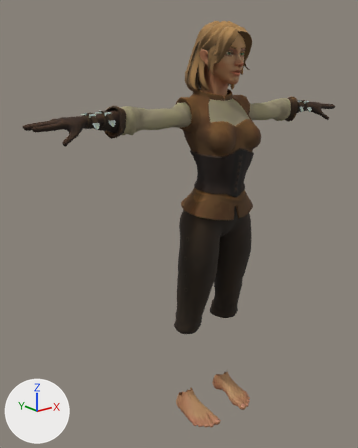
One commit to the glTF model assets/characters/Thiah.glb: the scene before it, then after it.
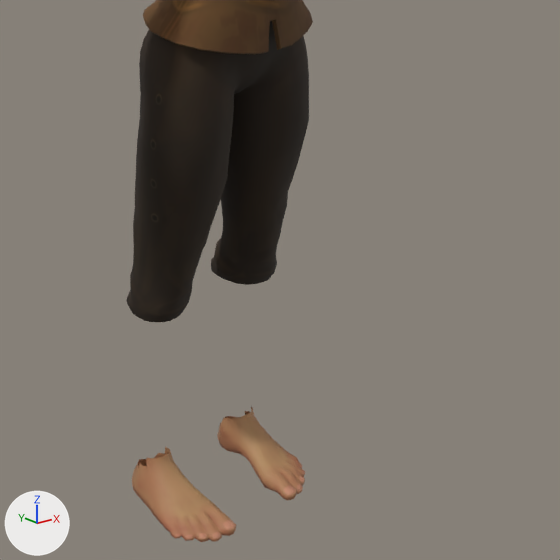
Old and new are each drawn whole from a 50 mm lens placed at (-1.449, -1.529, 1.597), pointed at (-0.121, 0.13, 0.934) and again close up on the part from 34% to 100% of the width and 44% to 97% of the height. Every picture has the same lights, and +X, +Y and +Z are marked at lower left. The first two pictures are the older version. Vertices at exactly the same position are counted once.

Names of what the first close-up shows: 'Female_Peasant_Body', 'Female_Peasant_Legs', 'Superhero_Female'.
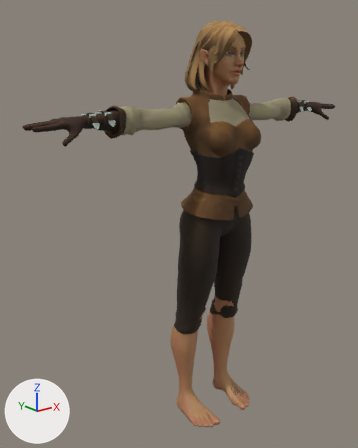
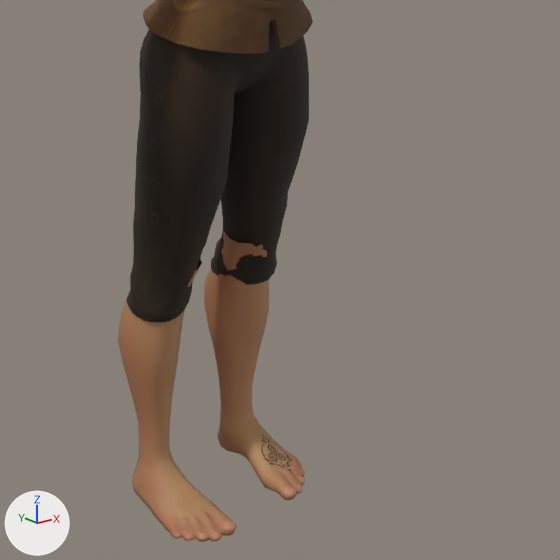
Patch to the scene script:
```diff
--- a/assets/characters/Thiah.glb.py
+++ b/assets/characters/Thiah.glb.py
@@ me_superhero_female @@
 # used by ob_superhero_female; location = (0.0, 0.0, 0.0)
-me_superhero_female.from_pydata(...)  # 2283 vertices, 4490 faces; spans x -0.18..0.18, y -0.13..0.13, z -0.01..1.77
+me_superhero_female.from_pydata(...)  # 2797 vertices, 5516 faces; spans x -0.18..0.18, y -0.13..0.16, z -0.01..1.77
+# me_superhero_female part 1: 514 vertices added at x -0.18..0.18, y -0.01..0.16, z 0.07..0.56
 me_superhero_female.materials.append(mat_mi_superhero_female)
```

Boxes (x1, y1, x2, y2) around the edits, measured in the close-ups (560 x 560 px):
'Superhero_Female', reshaped
    before: (132, 407, 305, 542)
    after: (118, 230, 305, 542)
part 1 of me_superhero_female, added (brown)
    after: (118, 230, 269, 468)
